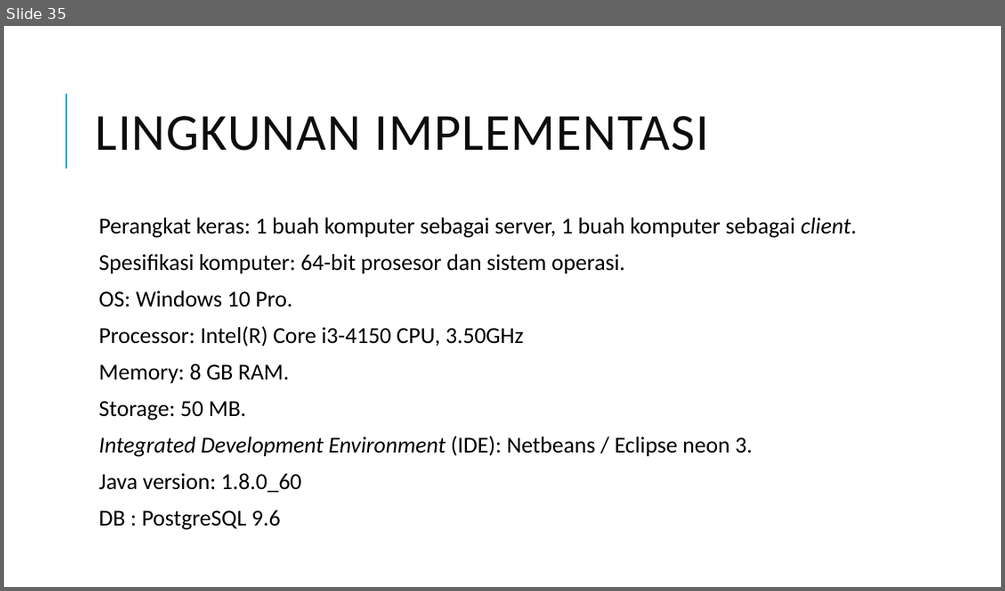
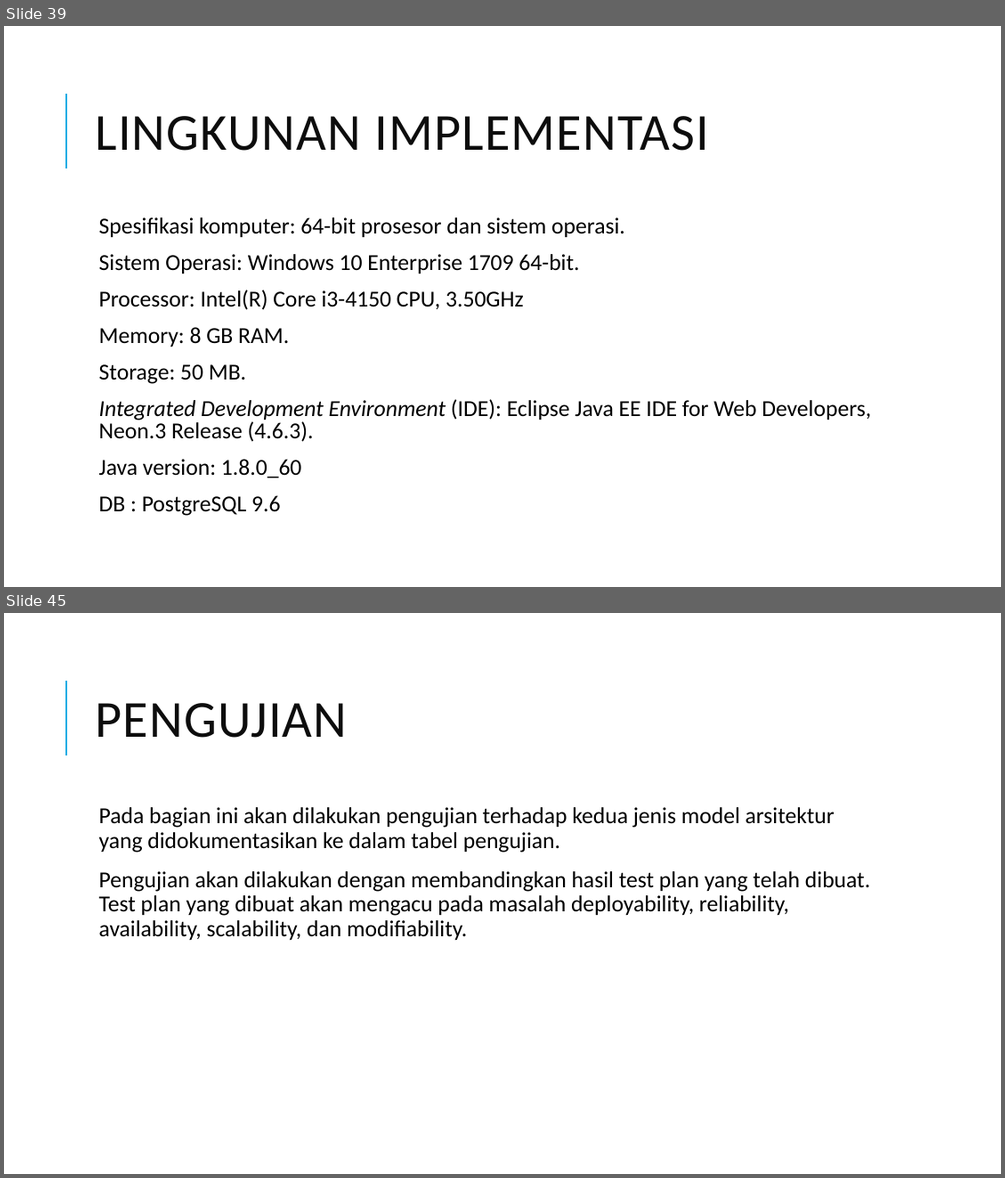
Before and after one commit to edriclaksaputra/tugasakhir, a slide deck: PPT.pptx. Shown one above the other, each under a label of ours: slide 35 before the commit, slides 39 and 45 after it; the slides between them are not shown. The pictures are 1005x591 and 1005x1178 pixels, drawn with LibreOffice and Linux fonts; fonts in the diff are those of the drawing. Boxes give left, top, right and bottom in pixels: in the first picture for what was removed or moved away, otherwise in the second. Text is boxed around its words. In the diff, an @@ line names an element or a change of style, - is before the commit and + after.

```diff
--- a/PPT.pptx
+++ b/PPT.pptx
@@ slide 45 added at (4, 613, 1001, 1174), background #FFFFFF; not listed: 1 template element that a slide beside it also shows @@
@@ title added at (95, 703, 347, 738), 50 pt, text #0D0D0D @@
+PENGUJIAN
@@ text added at (99, 807, 870, 940), 22 pt, text #000000 @@
+  Pada bagian ini akan dilakukan pengujian terhadap kedua jenis model arsitektur yang didokumentasikan ke dalam tabel pengujian.
+  Pengujian akan dilakukan dengan membandingkan hasil test plan yang telah dibuat. Test plan yang dibuat akan mengacu pada masalah deployability, reliability, availability, scalability, dan modifiability.
@@ what was slide 35 is now slide 39 @@
@@ slide 39 changed as well @@
@@ text at (99, 217, 857, 238): paragraph removed @@
-  Perangkat keras: 1 buah komputer sebagai server, 1 buah komputer sebagai client.
@@ text at (99, 254, 579, 273): text changed @@
-  OS: Windows 10 Pro.
+  Sistem Operasi: Windows 10 Enterprise 1709 64-bit.
@@ text at (99, 399, 871, 442): text changed; italic off @@
-  Integrated Development Environment (IDE): Netbeans / Eclipse neon 3.
+  Integrated Development Environment (IDE): Eclipse Java EE IDE for Web Developers, Neon.3 Release (4.6.3).
```
Also in this commit, not shown: 10 other slides changed, 15 other slides added, 3 slides removed, 13 other files.
